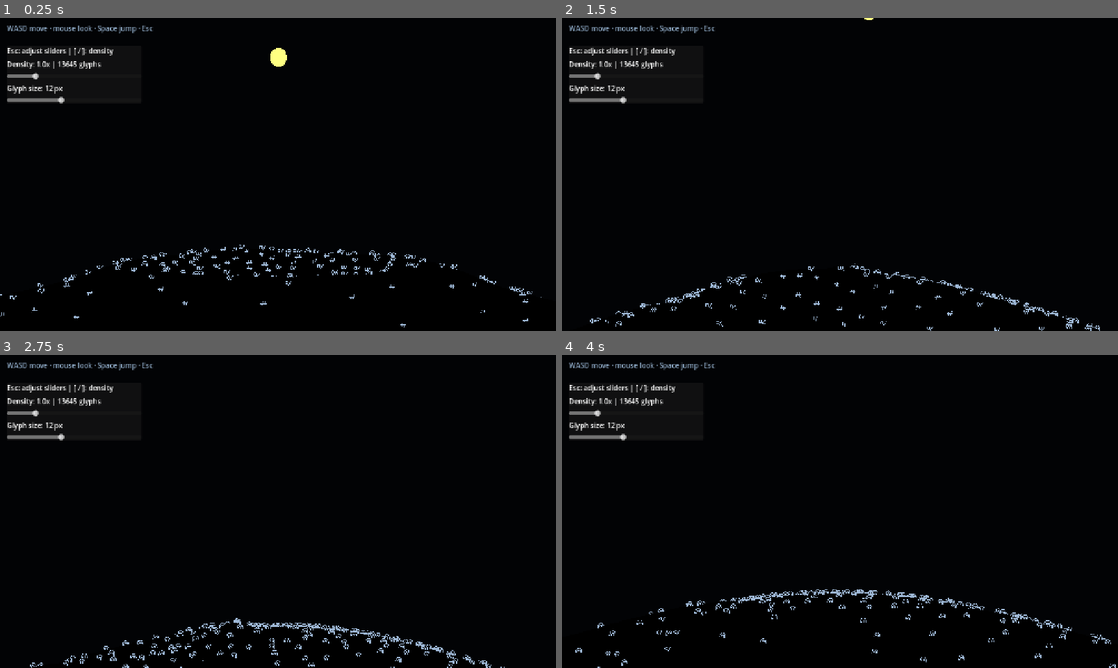
Above: before the commit, frames 1-4 (two rows, left to right).
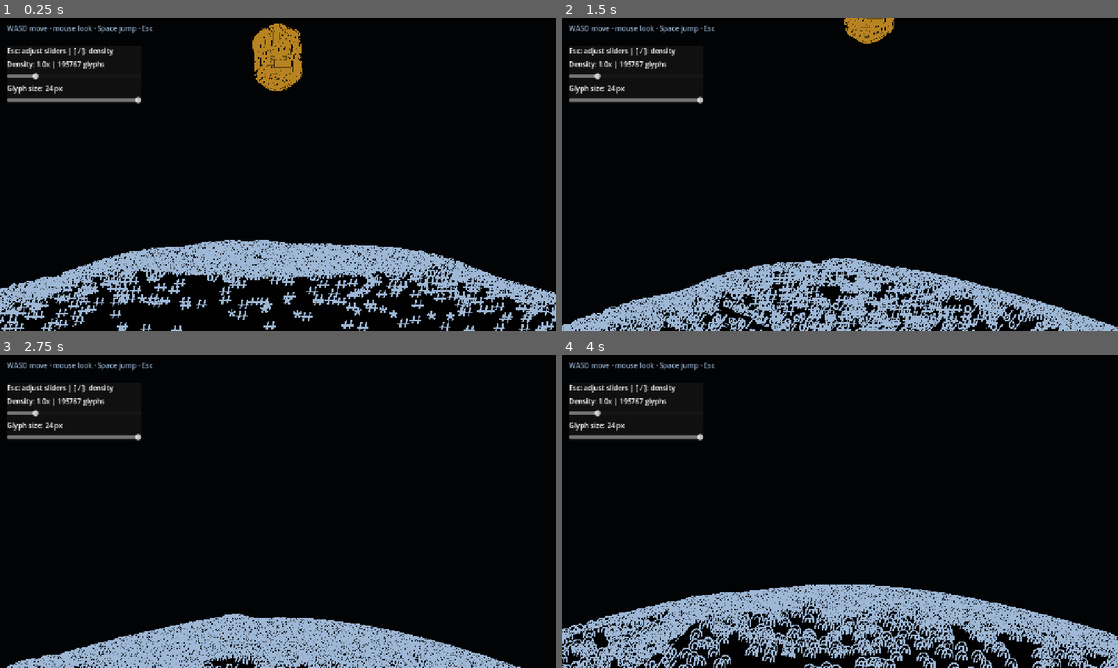
Above: after the commit, the same moments.

Repository: Yuan-Zzzz/ASCII-EXPLORE
Game: Godot game, scene res://scenes/moon_walk.tscn
Two runs of this game, one before a commit and one after it. Both use one fixed random seed, a clock stepped at 60 frames per second and the inputs below.
Inputs (mouse positions are in pixels of both pictures, inside the frame that each line leads up to):
- Up to frame 1 (0.25 s): no input
- Up to frame 2 (1.5 s): tap Enter at 0.5 s; move the mouse to (867, 174) at 0.52 s; hold Shift (sprint) 0.53-1.28 s; hold W (move_forward) from 0.53 s (still down); click (867, 174) at 0.67 s; tap Space (jump) at 0.77 s; move the mouse to (812, 174) at 1.27 s; tap C at 1.35 s
- Up to frame 3 (2.75 s): keep holding W (move_forward); tap Space (jump) at 1.52 s; move the mouse to (289, 505) at 2.02 s; tap T at 2.1 s
- Up to frame 4 (4 s): keep holding W (move_forward); move the mouse to (834, 517) at 2.77 s; tap Shift (sprint) at 2.85 s; click (834, 517) at 2.92 s; tap Space (jump) at 3.02, 3.77 s; move the mouse to (878, 514) at 3.52 s; tap C at 3.6 s

The runs differ from the first frame. In frame 1, 13% of the frame differs, in the area x 0-100%, y 1-100%; in frame 2, 11%; in frame 3, 8.5%; in frame 4, 14%, in the area x 0-100%, y 13-100%.

Commit message:
fix(moon_walk): keep generated glyph previews out of scene saves
The editor was embedding regenerated MultiMesh buffers in moon_walk.tscn. Skip storage for generated meshes and materials, retain manual bake storage, and remove the saved preview caches while preserving scene tuning.

Validate scene save/reload counts and editor preview updates with headless Godot checks.

Diff:
--- a/features/ascii/glyph_field.gd
+++ b/features/ascii/glyph_field.gd
@@ -12,13 +12,22 @@
 @export var tint: Color = Color(0.85, 0.9, 1.0)
 @export var light_dir: Vector3 = Vector3(0.4, 0.8, 0.3)
 @export var ambient: float = 0.35
-@export var rebuild_on_ready: bool = true
+@export var rebuild_on_ready: bool = true:
+	set(value):
+		rebuild_on_ready = value
+		notify_property_list_changed()
 
 var _shader_mat: ShaderMaterial
 var _preview_mesh: Mesh
 var _preview_signature: Array = []
 var _preview_wait: float = 0.0
 var _preview_dirty: bool = false
+
+
+# 自动重建的预览资源不写入场景；手动烘焙模式仍保留资源。
+func _validate_property(property: Dictionary) -> void:
+	if rebuild_on_ready and property.name in [&"multimesh", &"material_override"]:
+		property.usage = int(property.usage) & ~PROPERTY_USAGE_STORAGE
 
 
 func _ready() -> void:
--- a/scenes/moon_walk.tscn
+++ b/scenes/moon_walk.tscn
@@ -17,28 +17,25 @@
 ambient_light_color = Color(0.35, 0.42, 0.55, 1)
 ambient_light_energy = 0.08
 
-[sub_resource type="StandardMaterial3D" id="Mat_earth"]
-albedo_color = Color(0.25, 0.45, 0.85, 1)
-roughness = 0.55
+[sub_resource type="StandardMaterial3D" id="StandardMaterial3D_kx83i"]
+shading_mode = 0
+albedo_color = Color(0.01, 0.012, 0.02, 1)
 
 [sub_resource type="SphereMesh" id="Mesh_earth"]
 radius = 18.0
 height = 36.0
 
 [sub_resource type="StandardMaterial3D" id="Mat_sun"]
-albedo_color = Color(1, 0.8, 0.45, 1)
-roughness = 0.35
-emission_enabled = true
-emission = Color(1, 0.65, 0.25, 1)
-emission_energy_multiplier = 2.0
+shading_mode = 0
+albedo_color = Color(0, 0, 0, 1)
 
 [sub_resource type="SphereMesh" id="Mesh_sun"]
 radius = 8.0
 height = 16.0
 
-[sub_resource type="StandardMaterial3D" id="Mat_moon"]
-albedo_color = Color(0.45, 0.5, 0.58, 1)
-roughness = 0.95
+[sub_resource type="StandardMaterial3D" id="StandardMaterial3D_drhap"]
+shading_mode = 0
+albedo_color = Color(0.01, 0.012, 0.02, 1)
 
 [sub_resource type="CapsuleShape3D" id="Shape_player"]
 radius = 0.35
@@ -62,23 +59,36 @@
 
 [node name="Earth" type="MeshInstance3D" parent="SkyPivot" unique_id=1566705265]
 transform = Transform3D(1, 0, 0, 0, 1, 0, 0, 0, 1, -96.85513, 61.495583, 187.74547)
-material_override = SubResource("Mat_earth")
+material_override = SubResource("StandardMaterial3D_kx83i")
 mesh = SubResource("Mesh_earth")
 
 [node name="GlyphField" type="MultiMeshInstance3D" parent="SkyPivot/Earth" unique_id=597855218]
+cast_shadow = 0
 script = ExtResource("4_glyph")
 ramp = ExtResource("3_ramp")
-spacing = 0.8
+spacing = 1.5150000000000001
 seed = 21
+glyph_px = 36.51
 tint = Color(0.28, 0.55, 0.95, 1)
+light_dir = Vector3(-0.0008292504, 0.6041256, -0.7968887)
 
 [node name="SunHost" type="MeshInstance3D" parent="SkyPivot" unique_id=1562244100]
 transform = Transform3D(1, 0, 0, 0, 1, 0, 0, 0, 1, 0.39663696, 162.74939, -213.45445)
 material_override = SubResource("Mat_sun")
 mesh = SubResource("Mesh_sun")
 
+[node name="GlyphField" type="MultiMeshInstance3D" parent="SkyPivot/SunHost" unique_id=838375213]
+cast_shadow = 0
+script = ExtResource("4_glyph")
+ramp = ExtResource("3_ramp")
+spacing = 0.355
+seed = 60
+glyph_px = 65.24
+tint = Color(0.72, 0.51588, 0.1368, 1)
+light_dir = Vector3(-0.0008292504, 0.6041256, -0.7968887)
+
 [node name="SunLight" type="DirectionalLight3D" parent="SkyPivot" unique_id=1380835367]
-transform = Transform3D(1, 0, 0, 0, 1, 0, 0, 0, 1, -0.22271729, 162.25545, -214.02754)
+transform = Transform3D(-0.99999946, 0.0006286588, -0.0008292503, 0, 0.7968891, 0.6041256, 0.0010406094, 0.6041253, -0.7968887, -0.22271729, 162.25545, -214.02754)
 light_color = Color(0.82, 0.88, 1, 1)
 light_energy = 4.635
 
@@ -86,18 +96,22 @@
 script = ExtResource("7_terrain")
 
 [node name="CollisionShape3D" type="CollisionShape3D" parent="Moon" unique_id=4344280]
+visible = false
 shape = ExtResource("9_moon_collision")
 
 [node name="MoonMesh" type="MeshInstance3D" parent="Moon" unique_id=60990136]
-material_override = SubResource("Mat_moon")
+material_override = SubResource("StandardMaterial3D_drhap")
 mesh = ExtResource("8_moon_model")
 
 [node name="GlyphField" type="MultiMeshInstance3D" parent="Moon/MoonMesh" unique_id=2055741752]
+cast_shadow = 0
 script = ExtResource("4_glyph")
 ramp = ExtResource("3_ramp")
-spacing = 1.1
+spacing = -3.04
 seed = 48
+glyph_px = 31.255
 tint = Color(0.62, 0.72, 0.84, 1)
+light_dir = Vector3(-0.0008292504, 0.6041256, -0.7968887)
 
 [node name="Player" type="CharacterBody3D" parent="." unique_id=1683103116]
 transform = Transform3D(1, 0, 0, 0, 1, 0, 0, 0, 1, 0, 49.5, 0)
--- a/tools/test_editor_preview.gd
+++ b/tools/test_editor_preview.gd
@@ -13,6 +13,9 @@
 	await process_frame
 	var field := scene.get_node("Moon/MoonMesh/GlyphField") as GlyphField
 	assert(field.multimesh != null and field.multimesh.instance_count > 3000, "Editor must generate moon glyphs")
+	# 使用明确的有效间距，避免场景中的美术调参影响预览测试。
+	field.spacing = 1.1
+	await create_timer(0.6).timeout
 	var initial := field.multimesh.instance_count
 	var earth := scene.get_node("SkyPivot/Earth/GlyphField") as GlyphField
 	assert(earth.multimesh != null and earth.multimesh.instance_count > 50)
--- /dev/null
+++ b/tools/test_glyph_scene_storage.gd
@@ -0,0 +1,46 @@
+extends SceneTree
+
+
+func _initialize() -> void:
+	call_deferred("_run")
+
+
+func _run() -> void:
+	var packed := load("res://scenes/moon_walk.tscn") as PackedScene
+	var scene := packed.instantiate()
+	root.add_child(scene)
+	await process_frame
+	var paths := ["Moon/MoonMesh/GlyphField", "SkyPivot/Earth/GlyphField", "SkyPivot/SunHost/GlyphField"]
+	var counts: Array[int] = []
+	for path in paths:
+		var field := scene.get_node(path) as GlyphField
+		assert(field.multimesh != null and field.multimesh.instance_count > 0)
+		counts.append(field.multimesh.instance_count)
+	var saved := PackedScene.new()
+	assert(saved.pack(scene) == OK)
+	var state := saved.get_state()
+	for i in state.get_node_count():
+		if str(state.get_node_path(i)) in paths:
+			for j in state.get_node_property_count(i):
+				assert(state.get_node_property_name(i, j) not in [&"multimesh", &"material_override"], "Generated preview must not be stored")
+	var target := "user://test_glyph_scene_storage.tscn"
+	assert(ResourceSaver.save(saved, target) == OK)
+	assert(FileAccess.get_file_as_bytes(target).size() < 65536, "Saved scene must remain small")
+	var reloaded := (ResourceLoader.load(target, "PackedScene", ResourceLoader.CACHE_MODE_IGNORE) as PackedScene).instantiate()
+	root.add_child(reloaded)
+	await process_frame
+	for i in paths.size():
+		var field := reloaded.get_node(paths[i]) as GlyphField
+		assert(field.multimesh.instance_count == counts[i], "Reload must regenerate identical glyphs")
+	var baked := scene.get_node(paths[0]) as GlyphField
+	baked.rebuild_on_ready = false
+	var stored_mesh := false
+	for property in baked.get_property_list():
+		if property.name == &"multimesh":
+			stored_mesh = (int(property.usage) & PROPERTY_USAGE_STORAGE) != 0
+	assert(stored_mesh, "Manual bake mode must retain mesh storage")
+	DirAccess.remove_absolute(target)
+	print("GLYPH_SCENE_STORAGE_OK counts=%s" % [counts])
+	reloaded.free()
+	scene.free()
+	quit(0)
Not shown, added: tools/test_glyph_scene_storage.gd.uid
